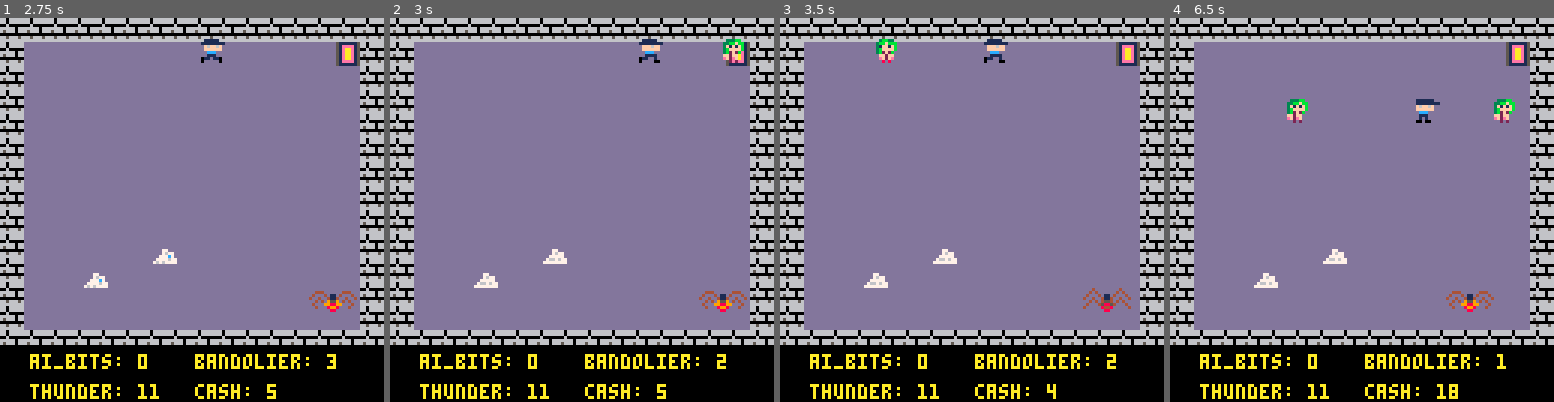
Above: before the commit, frames 1-4 (left to right).
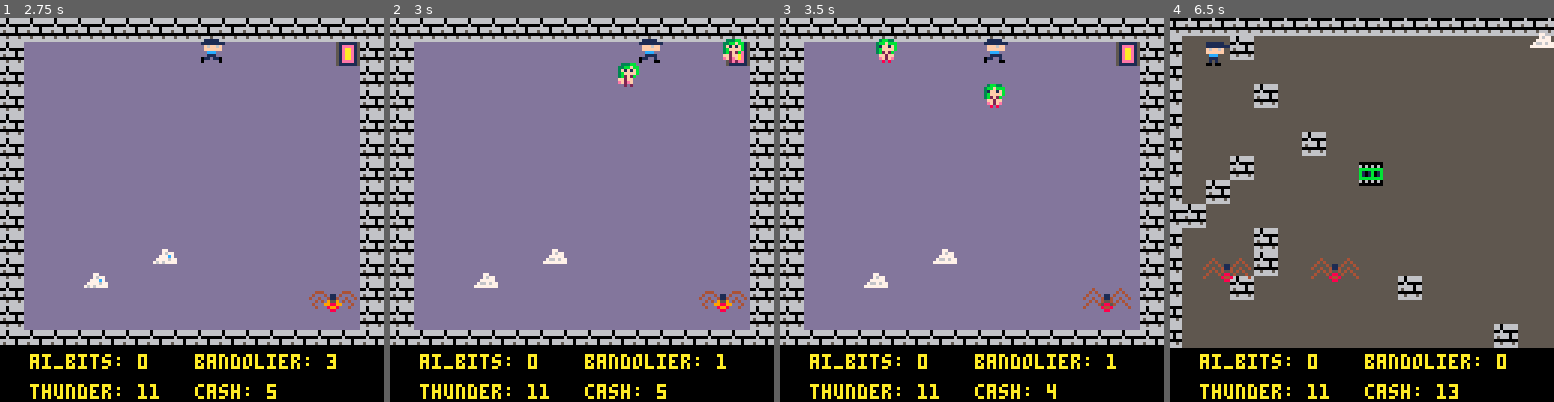
Above: after the commit, the same moments.

Repository: dfirebaugh/j46k
Game: PICO-8 cartridge j46k.p8
Same seed, same stepped clock (60 frames per second), same inputs: the game is played once before the commit and once after it.
Inputs:
- Up to frame 1 (2.75 s): tap X (X key) at 0.33, 1.07, 1.85 s; tap O (Z key) at 0.7, 1.7, 2.1, 2.5 s; hold Right 1.6-2.1 s; hold Up 2.15-2.42 s; hold Right from 2.47 s (still down)
- Up to frame 2 (3 s): keep holding Right; tap O (Z key) at 2.9 s; tap X (X key) at 2.97 s
- Up to frame 3 (3.5 s): release Right at 3.03 s; hold Left from 3.08 s (still down); tap O (Z key) at 3.3 s
- Up to frame 4 (6.5 s): release Left at 3.58 s; hold Down 3.63-3.97 s; tap O (Z key) every 0.4 s from 3.7 to 6.1 s; hold Right 4.02-4.68 s; tap X (X key) at 4.08, 5.2, 6.32 s; hold Up 4.73-5.03 s; hold Left 5.08-5.68 s; hold Down 5.73-6.03 s; hold Right from 6.08 s (still down)

Frame 1 is identical in both runs. In frame 2, 0.3% of the frame differs, in the area x 59-88%, y 11-91%; in frame 3, 0.3%; in frame 4, 83%, in the area x 0-100%, y 0-99%.

Commit message:
adding multi_dir_attack

Diff:
--- a/j46k.p8
+++ b/j46k.p8
@@ -688,7 +688,7 @@
       w.message = "welcome jon.  deposite aibits to start building your ai super power. Press btn to deposit aibits"
       w1 = make_window()
       w1.message = "cpu overloading... aibits generating supercomputer super nodes"
-      -- w.callback = deletetrs80
+      w.callback = deletetrs80
     end
   end
 end
@@ -796,6 +796,61 @@
       launched_actor.dy += launch_speed
     end
   end
+end
+
+function multi_dir_attack()
+    if (jon.bandolier > 0) then
+      local launched_actor = make_lady(jon.x, jon.y)
+      add(actor, launched_actor)
+      jon.bandolier -= 1
+      launched_actor.dx -= launch_speed
+    end
+    if (jon.bandolier > 1) then
+      local launched_actor = make_lady(jon.x, jon.y)
+      add(actor, launched_actor)
+      jon.bandolier -= 1
+      launched_actor.dx += launch_speed
+    end
+    if (jon.bandolier > 2) then
+      local launched_actor = make_lady(jon.x, jon.y)
+      add(actor, launched_actor)
+      jon.bandolier -= 1
+      launched_actor.dy -= launch_speed
+    end
+    if (jon.bandolier > 3) then
+      local launched_actor = make_lady(jon.x, jon.y)
+      add(actor, launched_actor)
+      jon.bandolier -= 1
+      launched_actor.dy += launch_speed
+    end
+    if (jon.bandolier > 4) then
+      local launched_actor = make_lady(jon.x, jon.y)
+      add(actor, launched_actor)
+      jon.bandolier -= 1
+      launched_actor.dx -= launch_speed
+      launched_actor.dy -= launch_speed
+    end
+    if (jon.bandolier > 5) then
+      local launched_actor = make_lady(jon.x, jon.y)
+      add(actor, launched_actor)
+      jon.bandolier -= 1
+      launched_actor.dx -= launch_speed
+      launched_actor.dy += launch_speed
+    end
+    if (jon.bandolier > 6) then
+      local launched_actor = make_lady(jon.x, jon.y)
+      add(actor, launched_actor)
+      jon.bandolier -= 1
+      launched_actor.dx += launch_speed
+      launched_actor.dy -= launch_speed
+    end
+    if (jon.bandolier > 7) then
+      local launched_actor = make_lady(jon.x, jon.y)
+      add(actor, launched_actor)
+      jon.bandolier -= 1
+      launched_actor.dx += launch_speed
+      launched_actor.dy += launch_speed
+    end
 end
 
 function handle_lady_collision(player_actor, lady_actor)
@@ -995,6 +1050,7 @@
   end
 
   if(btnp(4)) launch_actor()
+  if(btnp(5)) multi_dir_attack()
 
   -- update camera
   cam_x = pl.x
